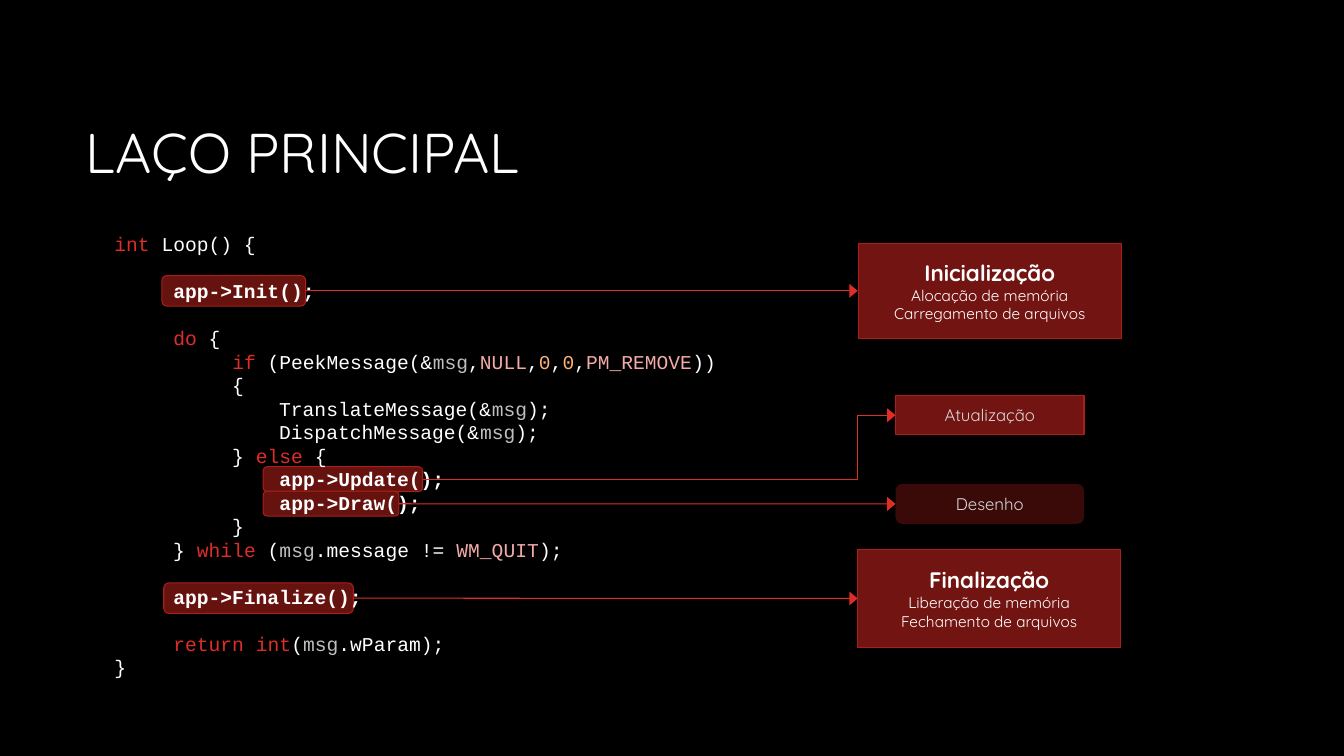
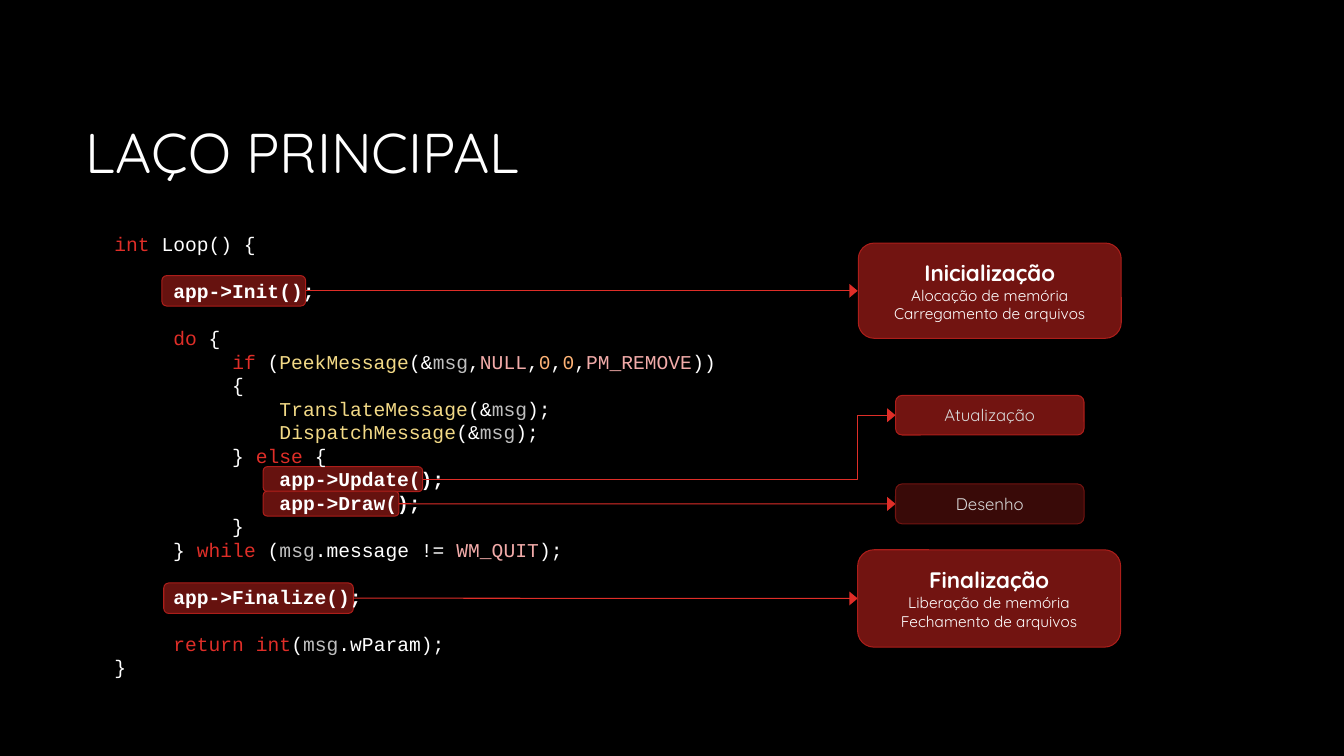
Before and after one commit to JudsonSS/CG, a slide deck: slide 5 of Slides/04. Aplicação Gráfica.pptx. Drawn at 1344x756 pixels with LibreOffice and Linux fonts; fonts in the diff are those of the drawing; background and template pictures are left out. Boxes give left, top, right and bottom in pixels: in the first picture for what was removed or moved away, otherwise in the second. Text is boxed around its words. In the diff, an @@ line names an element or a change of style, - is before the commit and + after.

```diff
--- a/Slides/04. Aplicação Gráfica.pptx
+++ b/Slides/04. Aplicação Gráfica.pptx
@@ rectangle to rounded rectangle in 3 elements at <box>895,395,1084,435</box>, <box>858,549,1121,647</box>, <box>859,243,1122,338</box> @@
@@ text at <box>232,355,716,443</box>: text colour #FFFFFF to #F2D986 in "(PeekMessage(&msg,NULL,0,0,PM_REMOVE))", "TranslateMessage(&msg);", "DispatchMessage(&msg);" @@
@@ rounded rectangle "Desenho" at <box>895,484,1084,524</box>: outline none to #721411 0.75 pt @@
```
Also in this commit, not shown: 12 other slides changed, 1 slide added.
